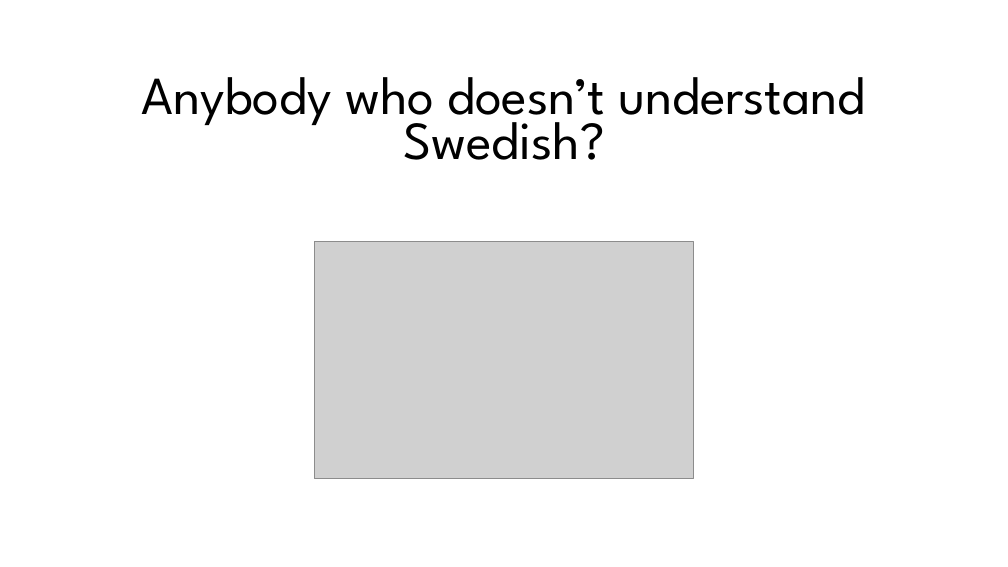
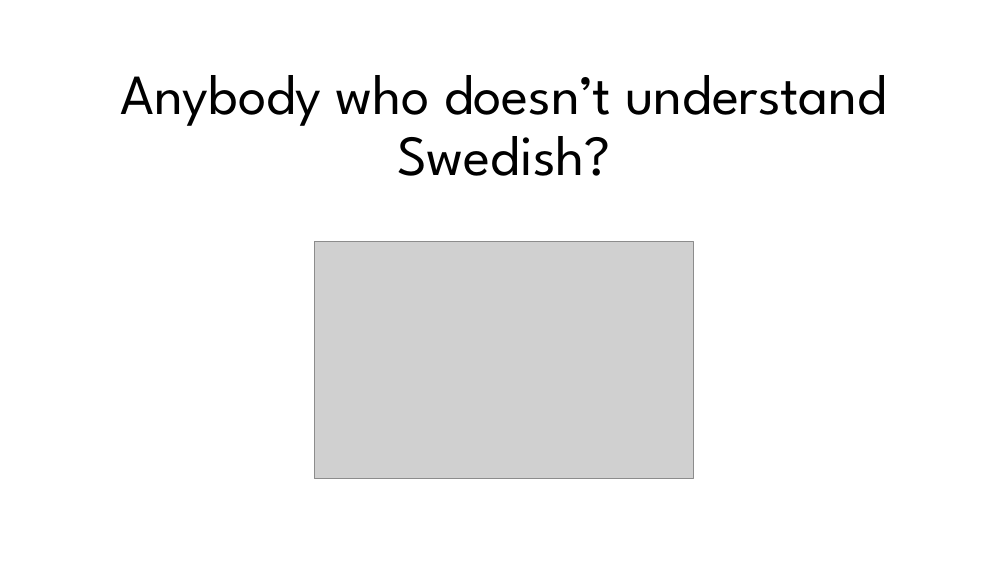
Before and after one commit to stiltet/SASS-Code-Example-Demo, a slide deck: slide 1 of Presentation.pptx (slide 2 before the commit). Drawn at 1008x567 pixels with LibreOffice and Linux fonts; fonts in the diff are those of the drawing; grey boxes stand for pictures. Boxes give left, top, right and bottom in pixels: in the first picture for what was removed or moved away, otherwise in the second. Text is boxed around its words. In the diff, an @@ line names an element or a change of style, - is before the commit and + after.

```diff
--- a/Presentation.pptx
+++ b/Presentation.pptx
@@ text "Anybody who doesn’t understand Swedish?" at [121, 75, 887, 176]: size 51 to 54 pt; line spacing 0.7 to 0.9 @@
```
Also in this commit, not shown: 5 other slides changed, 1 other file.
